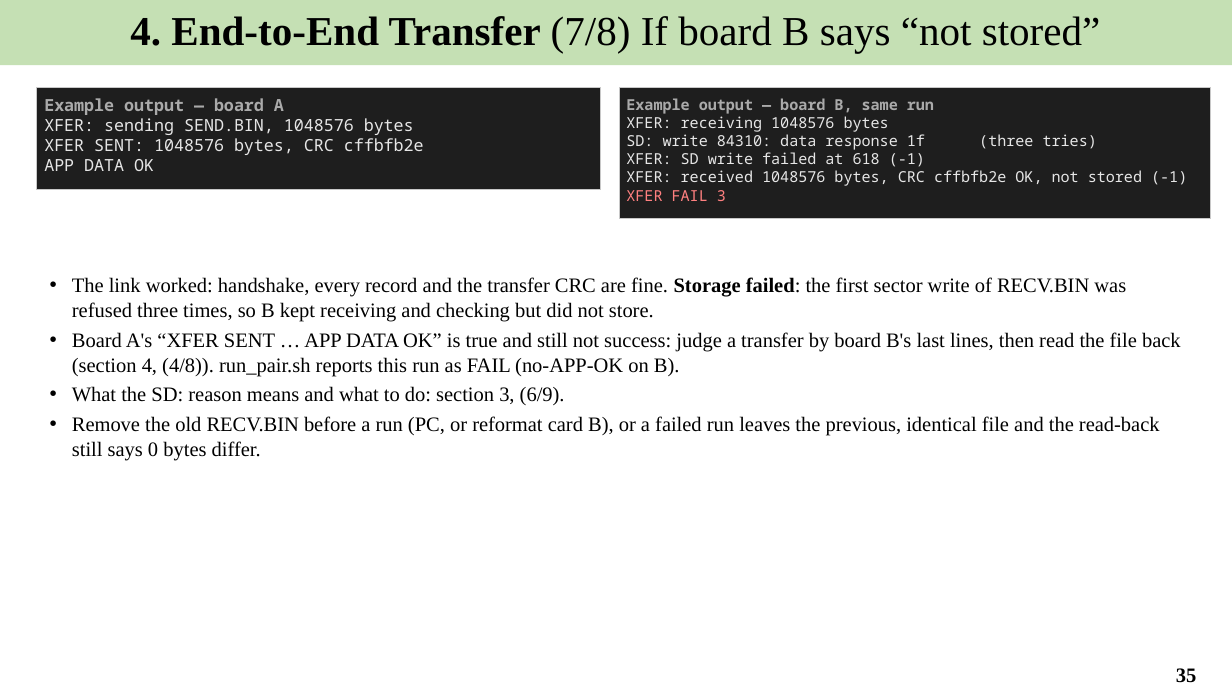
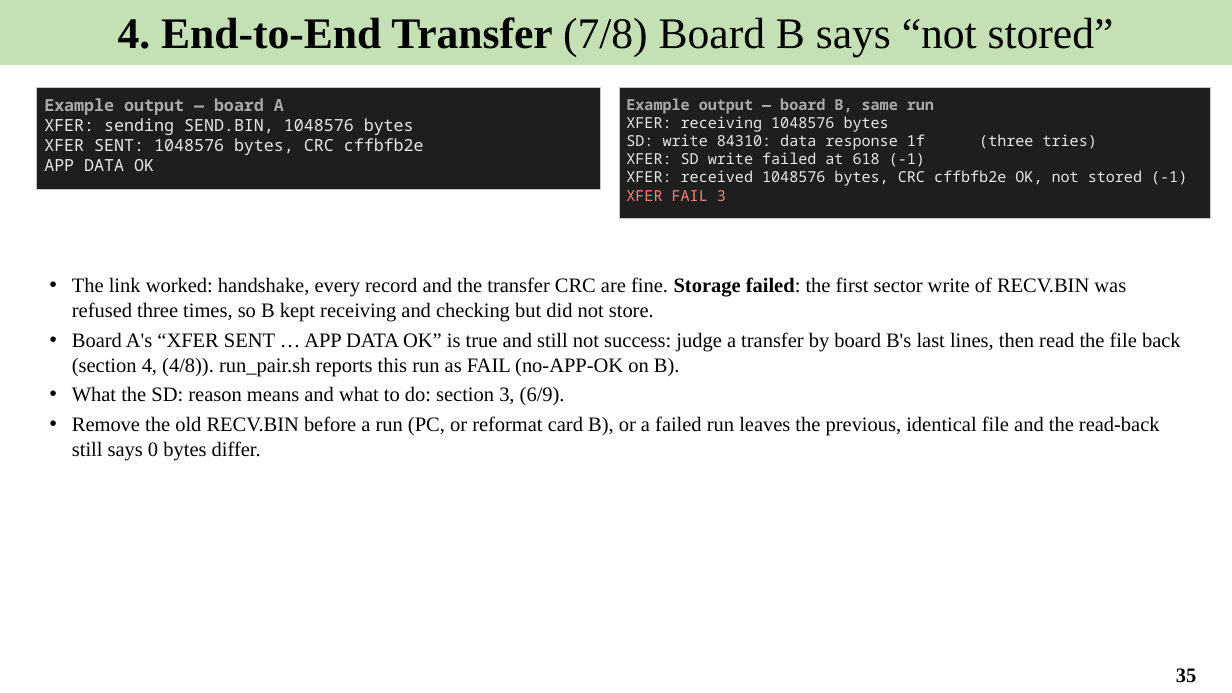
Before and after one commit to Khaiduy/chipyard-edhoc, a slide deck: slide 35 of fpga/sw/export/docs/slides/05_Secure_file_transfer_and_results.pptx. Drawn at 1232x693 pixels with LibreOffice and Linux fonts; fonts in the diff are those of the drawing. Boxes give left, top, right and bottom in pixels: in the first picture for what was removed or moved away, otherwise in the second. Text is boxed around its words. In the diff, an @@ line names an element or a change of style, - is before the commit and + after.

```diff
--- a/fpga/sw/export/docs/slides/05_Secure_file_transfer_and_results.pptx
+++ b/fpga/sw/export/docs/slides/05_Secure_file_transfer_and_results.pptx
@@ text in rectangle at [118,17,1114,56]: text changed; size 32 to 34 pt @@
-4. End-to-End Transfer (7/8) If board B says “not stored”
+4. End-to-End Transfer (7/8) Board B says “not stored”
```
Also in this commit, not shown: 4 other slides changed, 8 other files.
